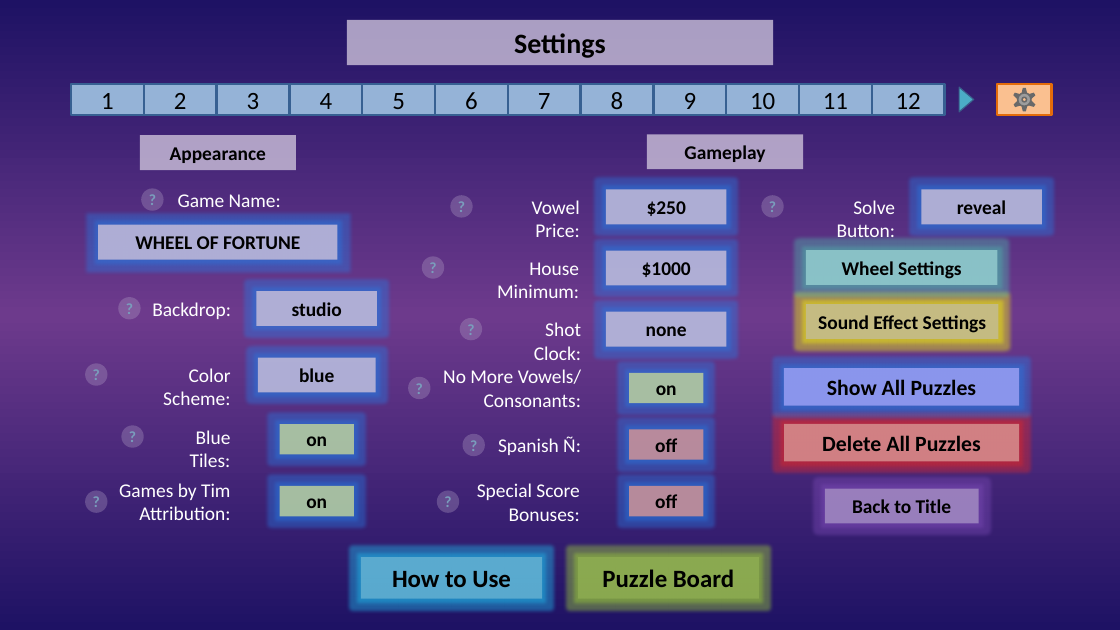
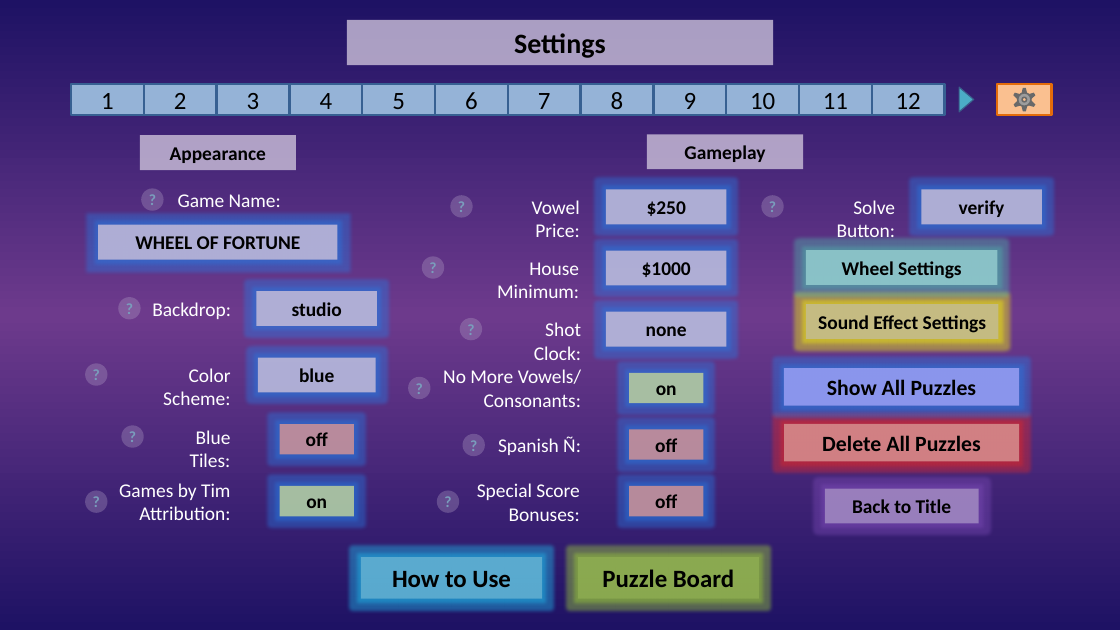
Before and after one commit to nmsmith129/wheeldb, a slide deck: slide 9 of WheelofFortune6.4.pptm. Drawn at 1120x630 pixels with LibreOffice and Linux fonts; fonts in the diff are those of the drawing. Boxes give left, top, right and bottom in pixels: in the first picture for what was removed or moved away, otherwise in the second. Text is boxed around its words. In the diff, an @@ line names an element or a change of style, - is before the commit and + after.

```diff
--- a/WheelofFortune6.4.pptm
+++ b/WheelofFortune6.4.pptm
@@ text in rectangle at [959, 200, 1005, 217]: text changed @@
-reveal
+verify
@@ rectangle "off" at [280, 424, 355, 455]: fill #C3D69B at 80% opacity to #D99694 at 80% opacity @@
@@ text in rectangle at [306, 432, 328, 446]: text changed @@
-on
+off
```
Also in this commit, not shown: 2 other files.
